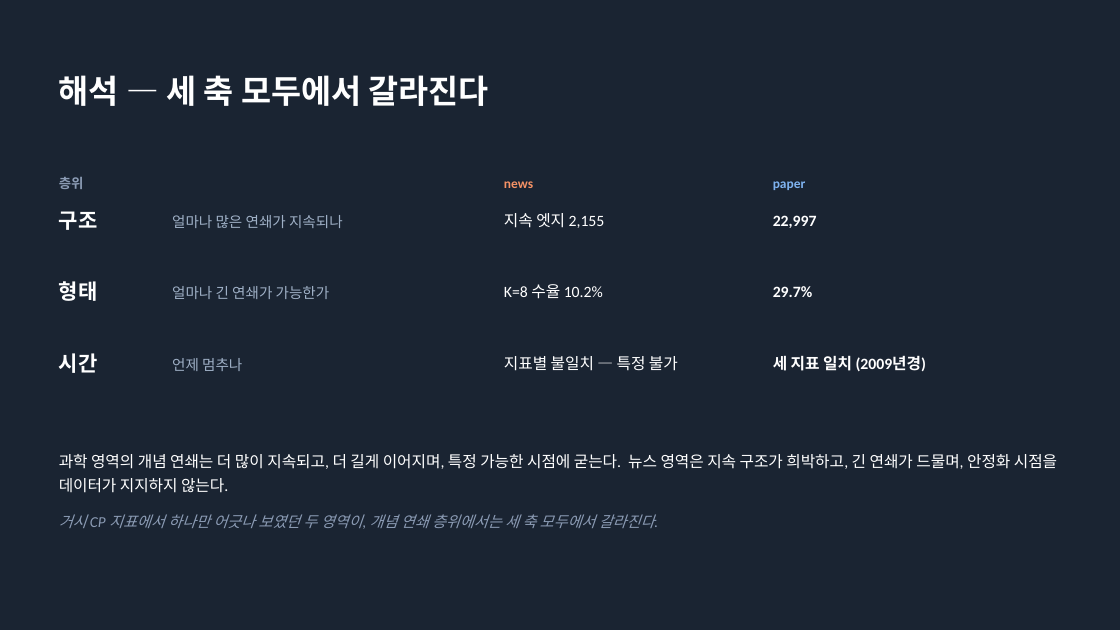
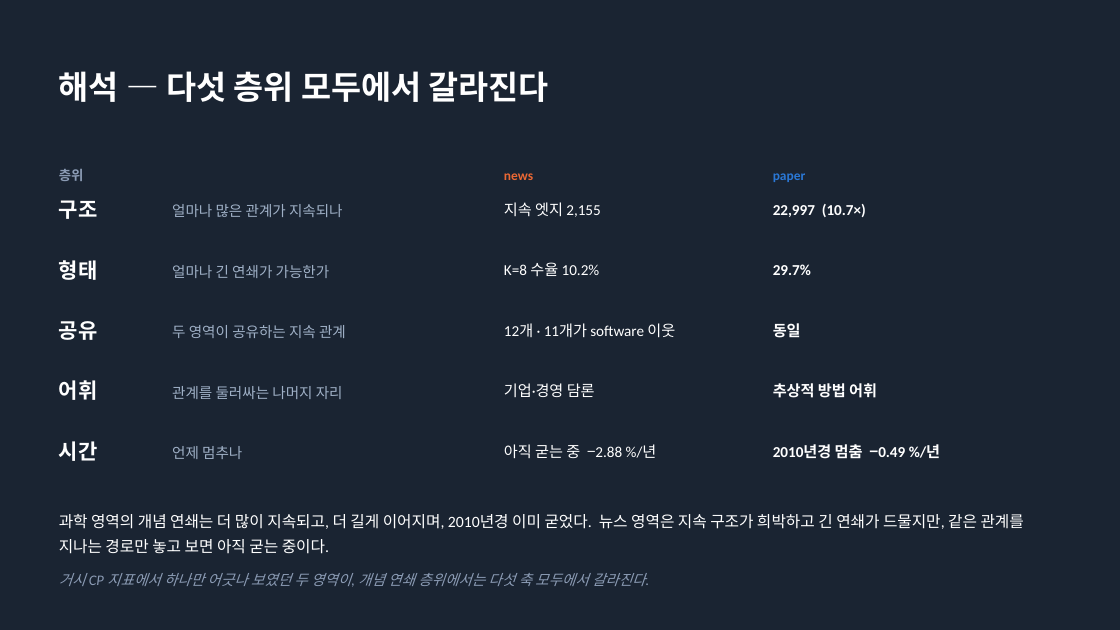
Before and after one commit to yeokyunghwang/science-society, a slide deck: slide 16 of sequence_perplexity.pptx. Drawn at 1120x630 pixels with LibreOffice and Linux fonts; fonts in the diff are those of the drawing. Boxes give left, top, right and bottom in pixels: in the first picture for what was removed or moved away, otherwise in the second. Text is boxed around its words. In the diff, an @@ line names an element or a change of style, - is before the commit and + after.

```diff
--- a/sequence_perplexity.pptx
+++ b/sequence_perplexity.pptx
@@ text at [59, 71, 549, 102]: text changed @@
-해석 — 세 축 모두에서 갈라진다
+해석 — 다섯 층위 모두에서 갈라진다
@@ text "news" at [504, 173, 533, 180]: text colour #F59266 to #EB6834 @@
@@ text "paper" at [773, 173, 806, 182]: text colour #7FB3F0 to #2A78D6 @@
@@ text at [172, 204, 343, 217]: text changed @@
-얼마나 많은 연쇄가 지속되나
+얼마나 많은 관계가 지속되나
@@ 5 texts: place and size @@
-5 texts at [59, 177, 806, 230]
+5 texts at [59, 169, 806, 219]
@@ text at [773, 204, 866, 217]: text changed; size 13.5 to 13 pt @@
-22,997
+22,997 (10.7×)
@@ size 13.5 to 13 pt in 3 elements at [504, 202, 600, 217], [504, 262, 600, 276], [773, 264, 811, 275] @@
@@ 4 texts: place and size @@
-4 texts at [59, 281, 812, 301]
+4 texts at [59, 260, 811, 280]
@@ text added at [59, 321, 98, 340], 18 pt, text #FFFFFF, bold @@
+공유
@@ text added at [172, 325, 346, 338], 12.5 pt, text #9FB0C6 @@
+두 영역이 공유하는 지속 관계
@@ text at [504, 323, 675, 338]: text changed; size 13.5 to 13 pt @@
-지표별 불일치 — 특정 불가
+12개 · 11개가 software 이웃
@@ text at [773, 323, 801, 338]: text changed; size 13.5 to 13 pt @@
-세 지표 일치 (2009년경)
+동일
@@ text added at [59, 380, 98, 400], 18 pt, text #FFFFFF, bold @@
+어휘
@@ text added at [172, 386, 343, 399], 12.5 pt, text #9FB0C6 @@
+관계를 둘러싸는 나머지 자리
@@ text added at [504, 383, 595, 397], 13 pt, text #FFFFFF @@
+기업·경영 담론
@@ text added at [773, 383, 877, 398], 13 pt, text #FFFFFF, bold @@
+추상적 방법 어휘
@@ text "시간": place and size @@
-text "시간" at [59, 353, 98, 373]
+text "시간" at [59, 441, 98, 461]
@@ text "언제 멈추나": place and size @@
-text "언제 멈추나" at [172, 358, 242, 371]
+text "언제 멈추나" at [172, 446, 242, 459]
@@ text added at [504, 444, 657, 459], 13 pt, text #FFFFFF @@
+아직 굳는 중 −2.88 %/년
@@ text added at [773, 444, 940, 459], 13 pt, text #FFFFFF, bold @@
+2010년경 멈춤 −0.49 %/년
@@ text at [59, 514, 1024, 554]: text changed @@
-과학 영역의 개념 연쇄는 더 많이 지속되고, 더 길게 이어지며, 특정 가능한 시점에 굳는다. 뉴스 영역은 지속 구조가 희박하고, 긴 연쇄가 드물며, 안정화 시점을 데이터가 지지하지 않는다.
+과학 영역의 개념 연쇄는 더 많이 지속되고, 더 길게 이어지며, 2010년경 이미 굳었다. 뉴스 영역은 지속 구조가 희박하고 긴 연쇄가 드물지만, 같은 관계를 지나는 경로만 놓고 보면 아직 굳는 중이다.
@@ text at [59, 573, 646, 586]: text changed; size 13 to 12.5 pt @@
-거시 CP 지표에서 하나만 어긋나 보였던 두 영역이, 개념 연쇄 층위에서는 세 축 모두에서 갈라진다.
+거시 CP 지표에서 하나만 어긋나 보였던 두 영역이, 개념 연쇄 층위에서는 다섯 축 모두에서 갈라진다.
```
Also in this commit, not shown: 11 other slides changed, 5 slides added, 5 slides removed, 26 other files.
